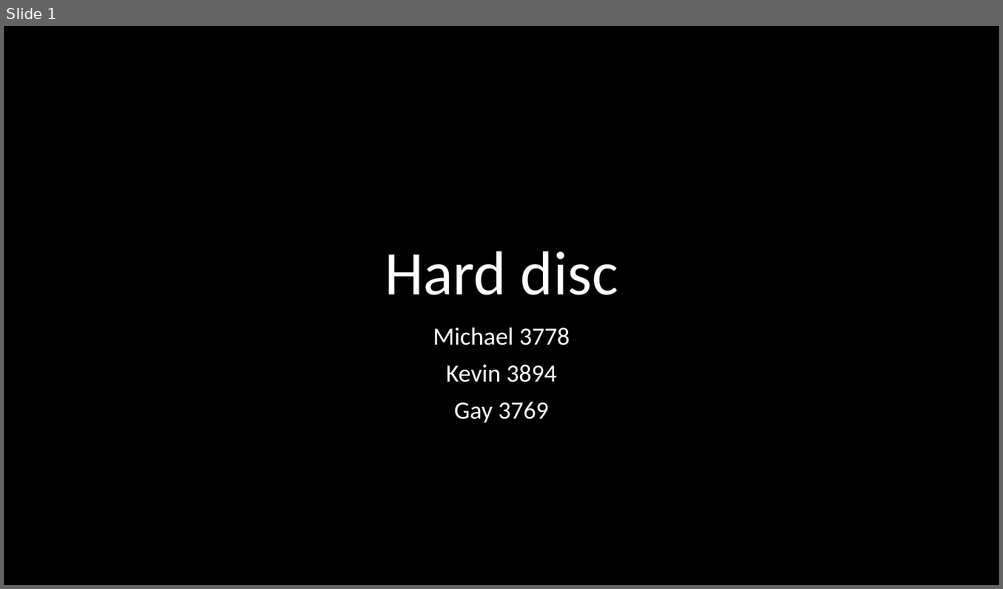
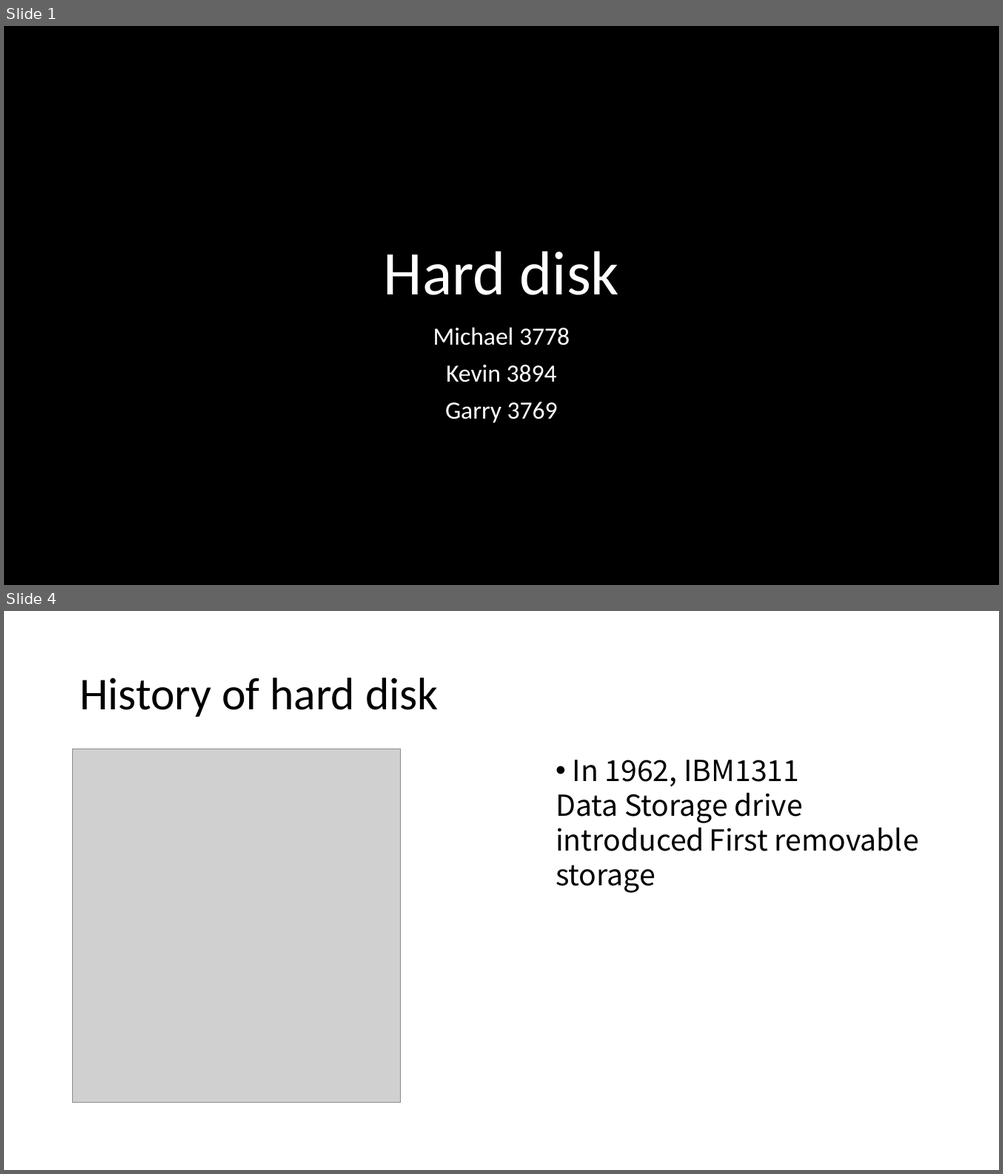
Before and after one commit to linzexinmasterchief/SchoolWorks, a slide deck: computerScience/hard disc.pptx. Shown one above the other, each under a label of ours: slide 1 before the commit, slides 1 and 4 after it; the slides between them are not shown. The pictures are 1003x589 and 1003x1174 pixels, drawn with LibreOffice and Linux fonts; fonts in the diff are those of the drawing; grey boxes stand for pictures. Boxes give left, top, right and bottom in pixels: in the first picture for what was removed or moved away, otherwise in the second. Text is boxed around its words. In the diff, an @@ line names an element or a change of style, - is before the commit and + after.

```diff
--- a/computerScience/hard disc.pptx
+++ b/computerScience/hard disc.pptx
@@ slide 4 added at bbox=[4, 611, 999, 1170], background #FFFFFF @@
@@ title added at bbox=[79, 678, 438, 717], 44 pt, text #000000 @@
+History of hard disk
@@ picture added at bbox=[73, 749, 401, 1103] @@
@@ text added at bbox=[555, 760, 919, 893], 28 pt, text #000000 @@
+• In 1962, IBM1311
+Data Storage drive introduced First removable storage
@@ slide 1 changed as well @@
@@ title at bbox=[384, 251, 619, 295]: text changed @@
-Hard disc
+Hard disk
@@ subtitle at bbox=[445, 402, 558, 423]: text changed @@
-Gay 3769
+Garry 3769
```
Also in this commit, not shown: 5 other slides changed, 5 other slides added, 3 slides removed, 3 other files.
